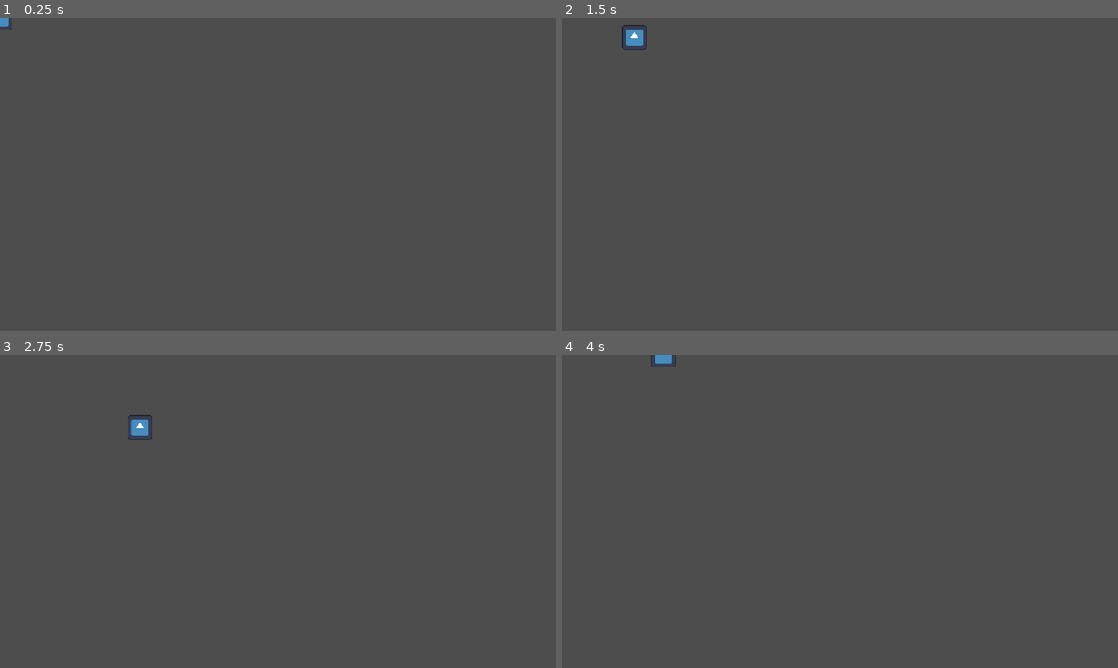
Above: before the commit, frames 1-4 (two rows, left to right).
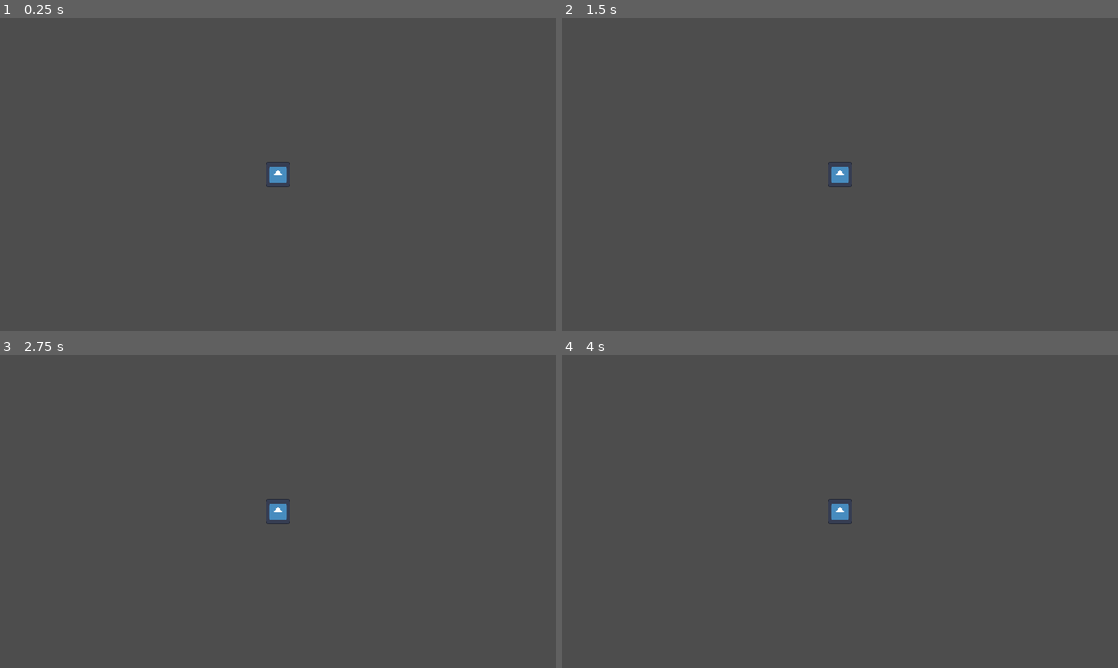
Above: after the commit, the same moments.

Repository: ReddRubinho/Survivors
Game: Godot game, scene res://player.tscn
The game is run twice, just before and just after one commit, with the same random seed, the same clock (stepped at 60 frames per second) and the same inputs. The engine's default icon, where the game draws it, is replaced by a stand-in: a white triangle on a blue panel in a dark square.
Inputs:
- Up to frame 1 (0.25 s): no input
- Up to frame 2 (1.5 s): tap Enter at 0.5 s; hold D (Move_Right) 0.53-1.28 s; hold S (Move_Down) from 1.28 s (still down)
- Up to frame 3 (2.75 s): release S (Move_Down) at 2.03 s; hold D (Move_Right) from 2.03 s (still down)
- Up to frame 4 (4 s): release D (Move_Right) at 2.78 s; hold W (Move_Up) 2.78-3.53 s; hold A (Move_Left) from 3.53 s (still down)

The runs differ from the first frame. In frame 1, 0.2% of the frame differs, in the area x 0-53%, y 0-54%; in frame 2, 0.4%, in the area x 10-53%, y 2-54%; in frame 3, 0.4%; in frame 4, 0.3%.

Commit message:
feat: add player camera

Diff:
--- a/player.tscn
+++ b/player.tscn
@@ -15,3 +15,5 @@
 
 [node name="CollisionShape2D" type="CollisionShape2D" parent="." unique_id=1670325347]
 shape = SubResource("CircleShape2D_ncggm")
+
+[node name="Camera2D" type="Camera2D" parent="." unique_id=1221549935]
